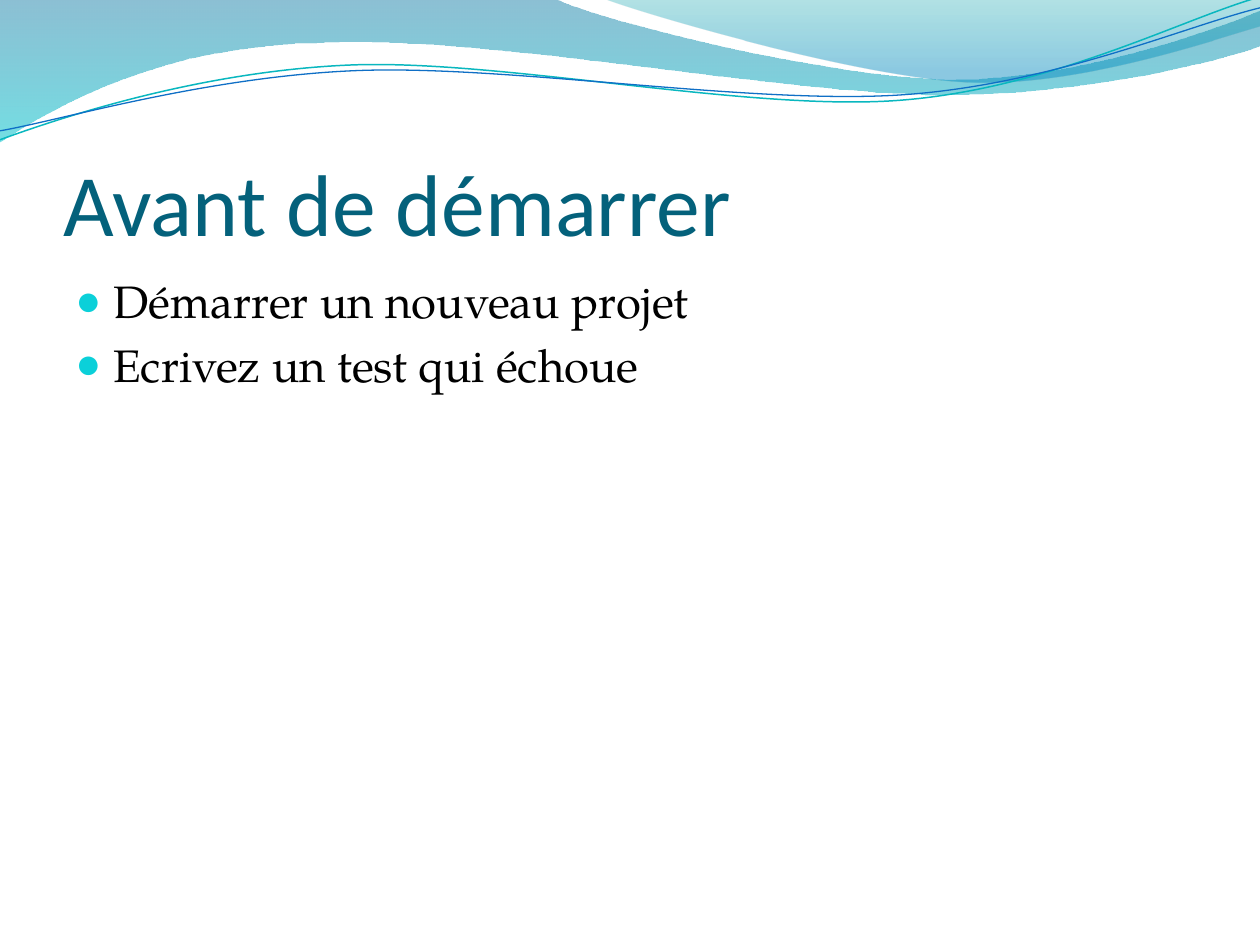
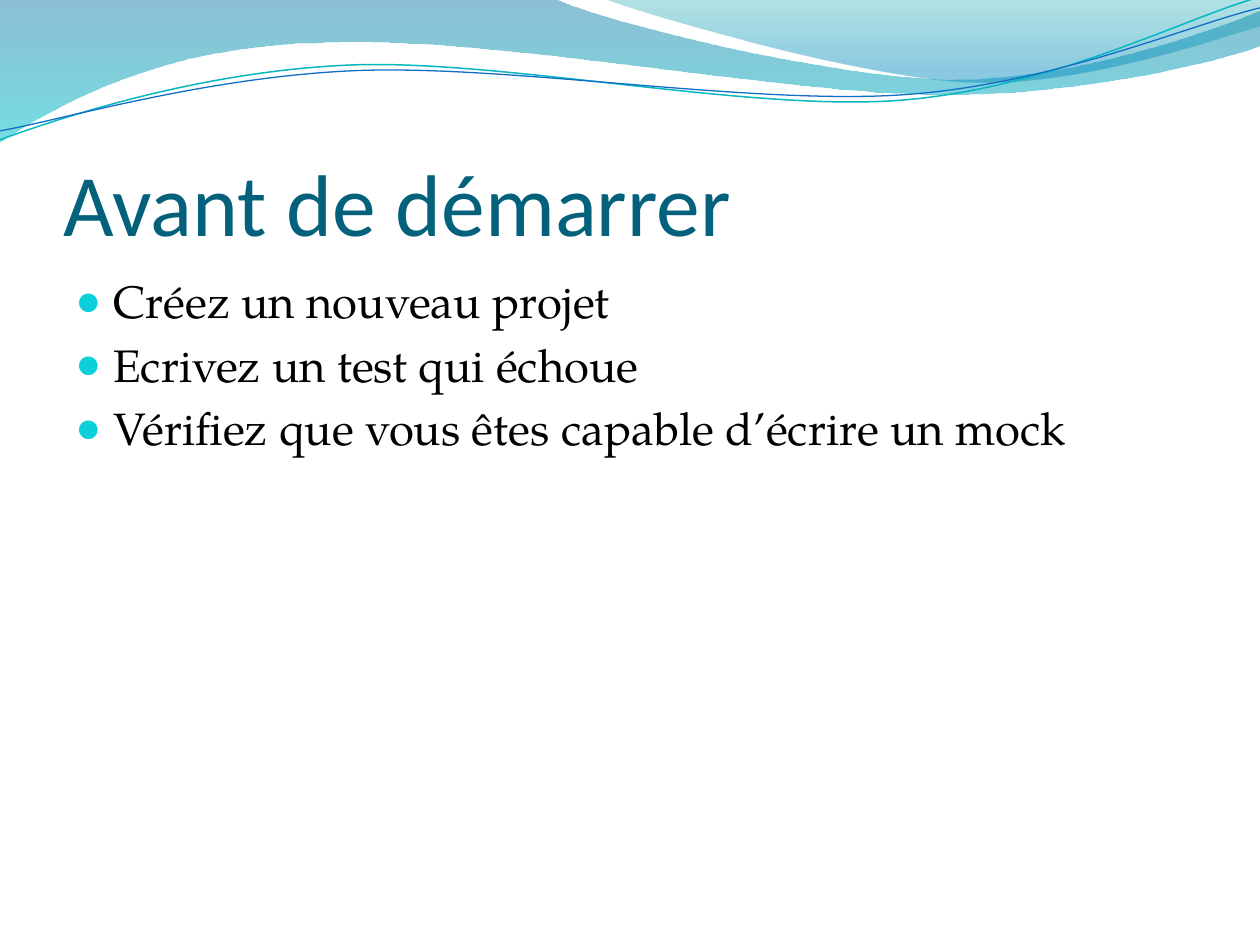
Before and after one commit to mathieucans/TDD.Trainig, a slide deck: slide 5 of docs/Introduction au TDD.2016.pptx (slide 6 before the commit). Drawn at 1260x945 pixels with LibreOffice and Linux fonts; fonts in the diff are those of the drawing; background and template pictures are left out. Boxes give left, top, right and bottom in pixels: in the first picture for what was removed or moved away, otherwise in the second. Text is boxed around its words. In the diff, an @@ line names an element or a change of style, - is before the commit and + after.

```diff
--- a/docs/Introduction au TDD.2016.pptx
+++ b/docs/Introduction au TDD.2016.pptx
@@ text at box(113, 285, 609, 331): text changed @@
-● Démarrer un nouveau projet
+● Créez un nouveau projet
@@ text at box(113, 411, 1066, 458): paragraph added @@
+● Vérifiez que vous êtes capable d’écrire un mock
```
Also in this commit, not shown: 9 other slides changed, 19 slides added, 8 slides removed.
